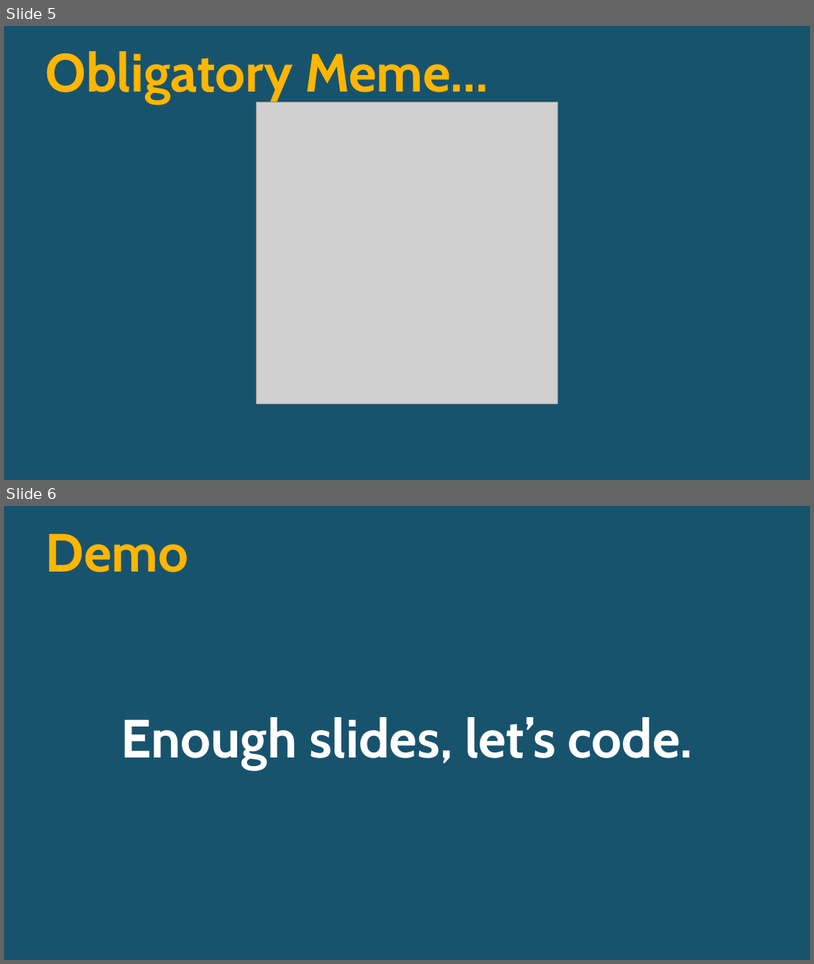
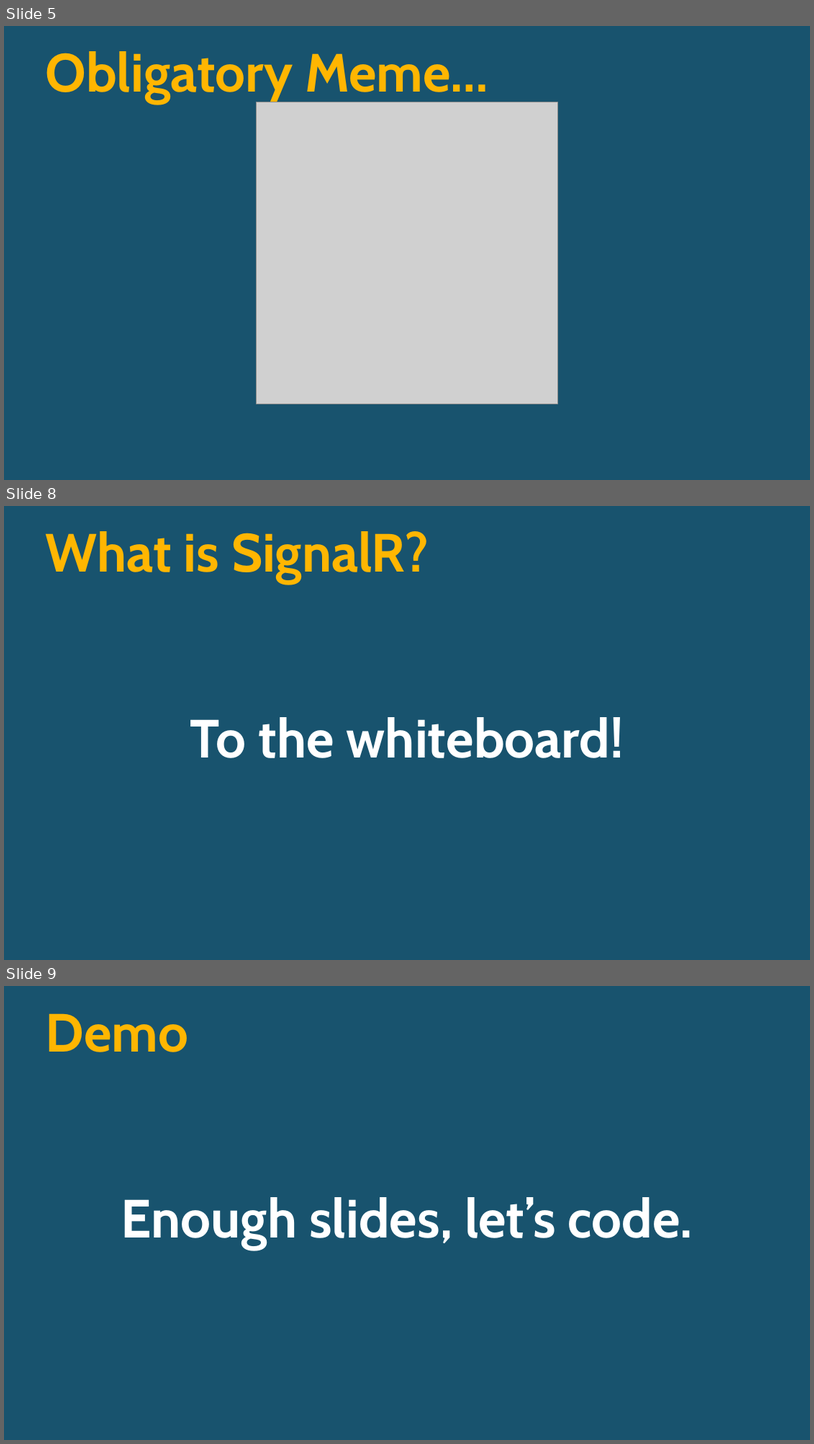
Before and after one commit to lozanotek/realtime-signalr, a slide deck: slides/SignalRAllTheThings.pptx. Shown one above the other, each under a label of ours: slides 5 and 6 before the commit, slides 5, 8 and 9 after it; the slides between them are not shown. The pictures are 814x964 and 814x1444 pixels, drawn with LibreOffice and Linux fonts; fonts in the diff are those of the drawing; grey boxes stand for pictures; background and template pictures are left out. Boxes give left, top, right and bottom in pixels: in the first picture for what was removed or moved away, otherwise in the second. Text is boxed around its words. In the diff, an @@ line names an element or a change of style, - is before the commit and + after.

Commit message:
Updated the slides with the 'what is' information

```diff
--- a/slides/SignalRAllTheThings.pptx
+++ b/slides/SignalRAllTheThings.pptx
@@ slide 8 added at (4, 506, 810, 960), background picture (left out) @@
@@ title added at (46, 531, 429, 583), 48 pt, text #FFB601, bold @@
+What is SignalR?
@@ text added at (190, 717, 624, 758), 48 pt, text #FFFFFF, bold @@
+To the whiteboard!
@@ what was slide 6 is now slide 9 @@
```
Also in this commit, not shown: 2 other slides added.
